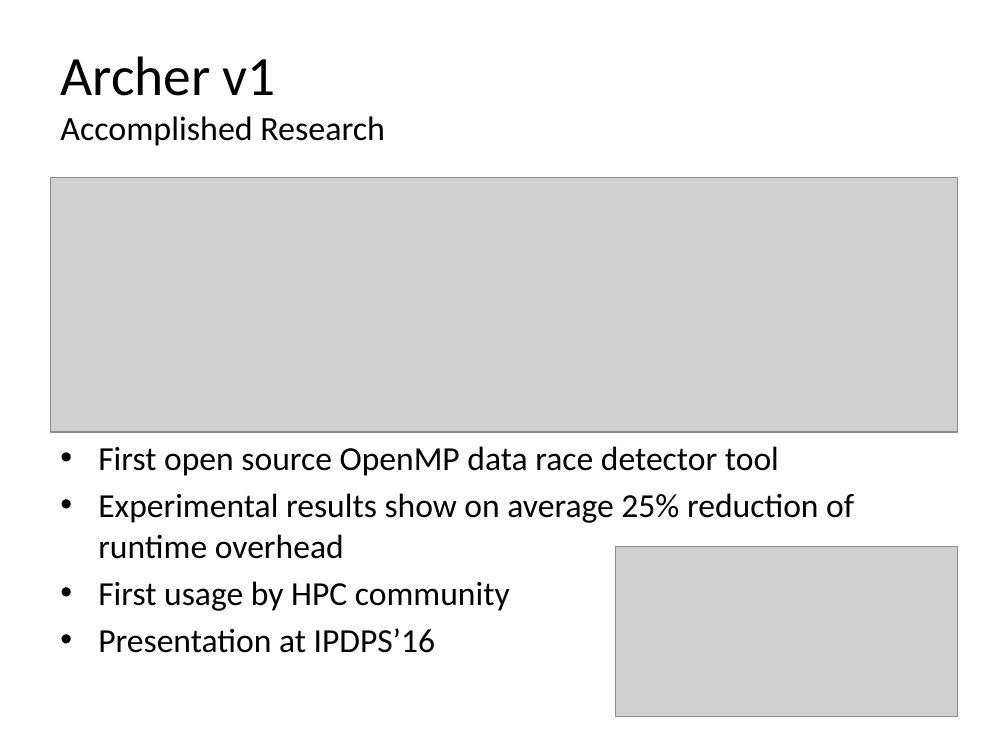
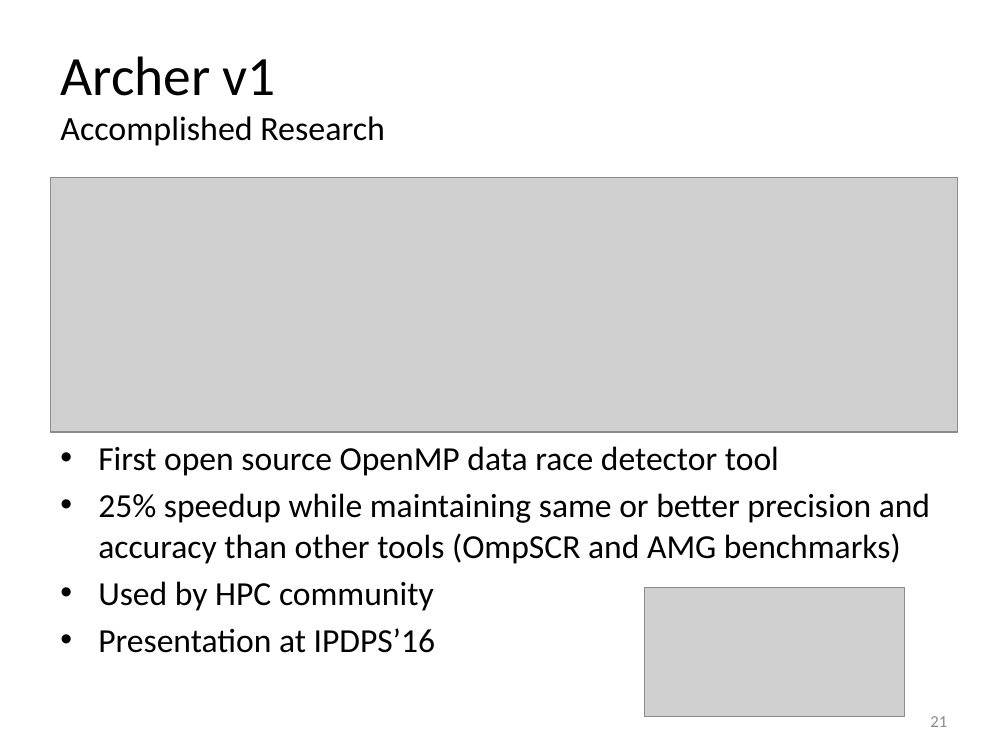
Before and after one commit to simoatze/oral_qualifier, a slide deck: slide 21 of presentation/presentation.pptx (slide 19 before the commit). Drawn at 1008x756 pixels with LibreOffice and Linux fonts; fonts in the diff are those of the drawing; grey boxes stand for pictures. Boxes give left, top, right and bottom in pixels: in the first picture for what was removed or moved away, otherwise in the second. Text is boxed around its words. In the diff, an @@ line names an element or a change of style, - is before the commit and + after.

Commit message:
work in progress presentation:

```diff
--- a/presentation/presentation.pptx
+++ b/presentation/presentation.pptx
@@ text at (98,493,930,611): text changed @@
-• Experimental results show on average 25% reduction of runtime overhead
-• First usage by HPC community
+• 25% speedup while maintaining same or better precision and accuracy than other tools (OmpSCR and AMG benchmarks)
+• Used by HPC community
@@ picture: place and size @@
-picture at (616,546,958,717)
+picture at (644,588,904,717)
@@ page number added at (930,716,947,727), 12 pt, text #8C8C8C @@
+21
```
Also in this commit, not shown: 22 other slides changed, 2 slides added, 1 other file.
